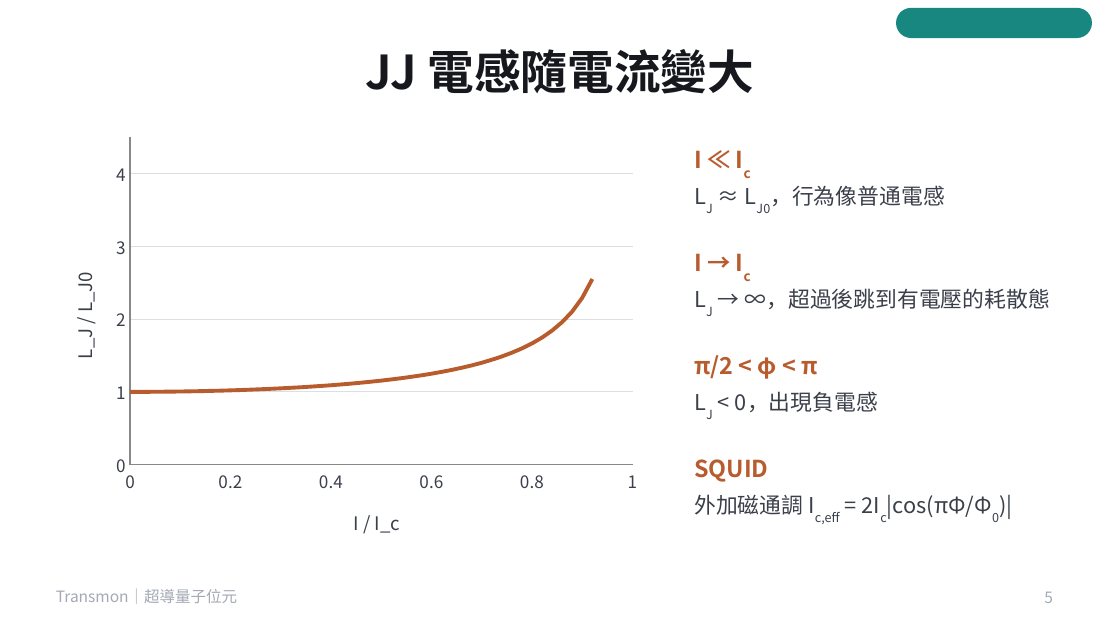
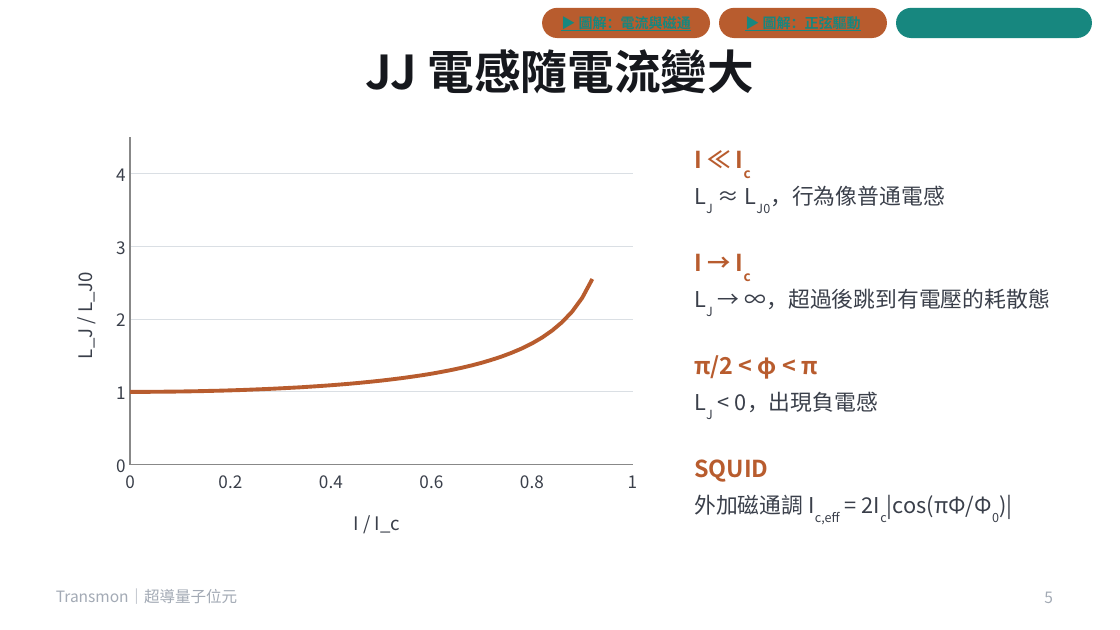
Before and after one commit to pcpcchen-coder/QuantumComputing, a slide deck: slide 5 of slides/transmon.pptx. Drawn at 1120x630 pixels with LibreOffice and Linux fonts; fonts in the diff are those of the drawing. Boxes give left, top, right and bottom in pixels: in the first picture for what was removed or moved away, otherwise in the second. Text is boxed around its words. In the diff, an @@ line names an element or a change of style, - is before the commit and + after.

```diff
--- a/slides/transmon.pptx
+++ b/slides/transmon.pptx
@@ rounded rectangle added at (542, 8, 710, 38), fill #B85C2E, 9 pt, text #17877F, bold, underline @@
+▶ 圖解：電流與磁通
@@ rounded rectangle added at (719, 8, 887, 38), fill #B85C2E, 9 pt, text #17877F, bold, underline @@
+▶ 圖解：正弦驅動
```
Also in this commit, not shown: 8 other slides changed, 5 other files.
